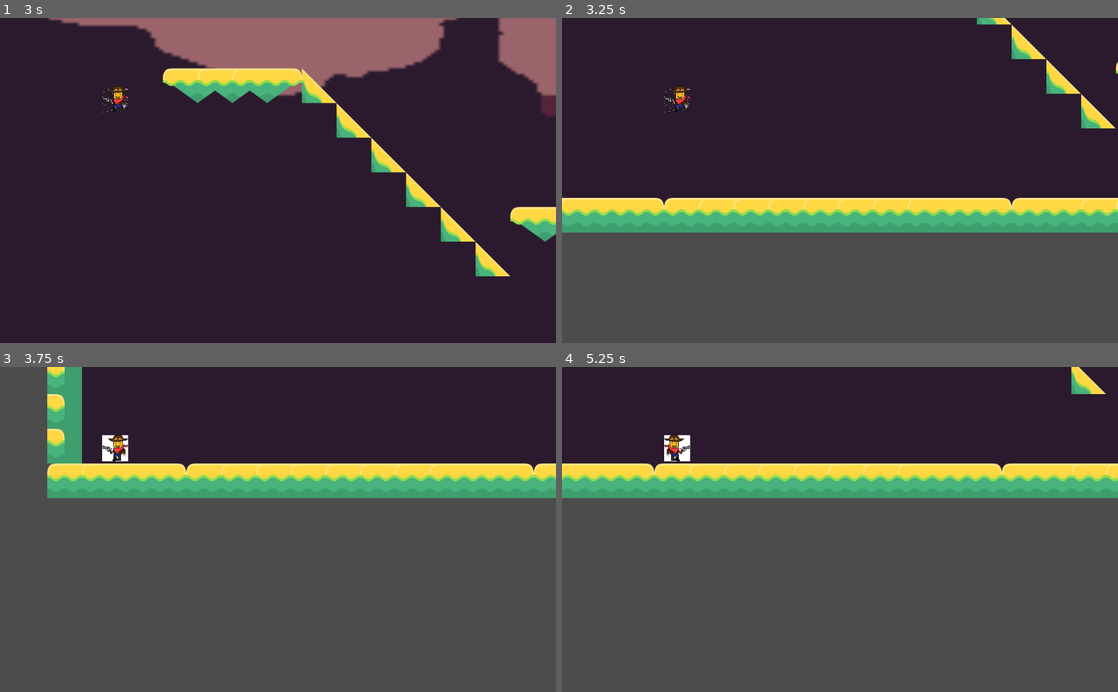
Above: before the commit, frames 1-4 (two rows, left to right).
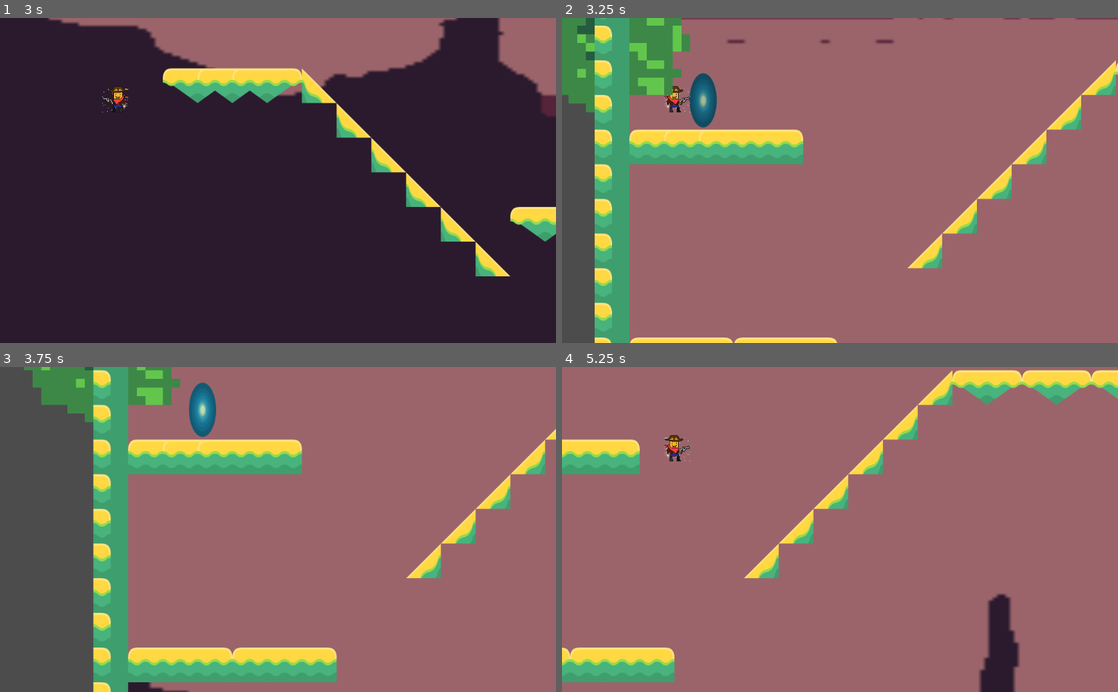
Above: after the commit, the same moments.

Repository: Lkamm/04-2D-Platformer
Game: Godot game, scene res://Levels/Level2.tscn
Same seed, same stepped clock (60 frames per second), same inputs: the game is played once before the commit and once after it. This scene is started directly instead of the project's main scene.
Inputs (mouse positions are in pixels of both pictures, inside the frame that each line leads up to):
- Up to frame 1 (3 s): tap Enter at 0.5 s; move the mouse to (250, 245) at 0.52 s; hold Space (shoot) 0.53-1.28 s; hold D (right) 0.53-2.03 s; tap W (jump) at 0.77, 1.52 s; move the mouse to (444, 229) at 1.27 s; tap Space (shoot) at 1.35, 2.85 s; move the mouse to (111, 131) at 2.02 s; hold Space (shoot) 2.03-2.78 s; hold A (left) from 2.03 s (still down); move the mouse to (305, 180) at 2.77 s
- Up to frame 2 (3.25 s): keep holding A (left); tap W (jump) at 3.02 s
- Up to frame 3 (3.75 s): keep holding A (left); move the mouse to (194, 448) at 3.52 s; hold Space (shoot) from 3.53 s (still down)
- Up to frame 4 (5.25 s): tap W (jump) at 3.77, 4.52 s; move the mouse to (962, 513) at 4.27 s; release A (left) at 4.28 s; release Space (shoot) at 4.28 s; hold D (right) from 4.28 s (still down); tap Space (shoot) at 4.35 s; move the mouse to (728, 545) at 5.02 s; hold Space (shoot) from 5.03 s (still down)

Frame 1 is identical in both runs. In frame 2, 97% of the frame differs, in the area x 0-100%, y 0-100%; in frame 3, 87%; in frame 4, 100%.
Error before the commit: Parse Error: The identifier "UI" isn't declared in the current scope. (res://Global.gd:54)

Commit message:
slays the assignment

Diff:
--- a/Global.gd
+++ b/Global.gd
@@ -15,7 +15,7 @@
 		execute_fade_out(fade_out)
 	if fade_in:
 		execute_fade_in()
-
+	Input.set_mouse_mode(Input.MOUSE_MODE_VISIBLE)
 
 func start_fade_in():
 	if fade != null:
@@ -51,4 +51,4 @@
 	score += s
 	var score = get_node_or_null("/root/Game/UI")
 	if score != null:
-		UI.update_score()
+		score.update_score()
--- a/Player/Player.gd
+++ b/Player/Player.gd
@@ -14,12 +14,14 @@
 
 export var jump_speed = 100
 export var max_jump = 1000
-
 export var leap_speed = 100
 export var max_leap = 1000
-
 var moving = false
 var is_jumping = false
+var ammo = 6
+onready var Bullet = load("res://Bullet.tscn")
+onready var mousePos = get_viewport().get_mouse_position()
+onready var ray = $RayCast2D
 
 
 func _ready():
@@ -54,6 +56,17 @@
 	if $AnimatedSprite.animation == anim: return
 	if $AnimatedSprite.frames.has_animation(anim): $AnimatedSprite.play(anim)
 	else: $AnimatedSprite.play()
+func shoot():
+	if Input.is_action_pressed("shoot"):
+		SM.set_state("Shooting")
+		var bullet = Bullet.instance()
+		var d = global_position.angle_to_point(mousePos) - PI/2
+		bullet.rotation = d
+		ray.cast_to = mousePos
+		bullet.global_position = global_position + mousePos.rotated(d)
+		add_child(Bullet)
+		ammo = ammo - 1
+
 
 func die():
 	queue_free()
--- a/Player/Player.tscn
+++ b/Player/Player.tscn
@@ -183,9 +183,6 @@
 [node name="Shooting" type="Node" parent="StateMachine"]
 script = ExtResource( 11 )
 
-[node name="RayCast2D" type="RayCast2D" parent="StateMachine/Shooting"]
-cast_to = Vector2( 0, 100 )
-
 [node name="Moving" type="Node" parent="StateMachine"]
 script = ExtResource( 3 )
 
@@ -212,4 +209,6 @@
 offset = Vector2( 300, 150 )
 current = true
 
+[node name="RayCast2D" type="RayCast2D" parent="."]
+
 [connection signal="timeout" from="StateMachine/Coyote/Timer" to="StateMachine/Coyote" method="_on_Timer_timeout"]
